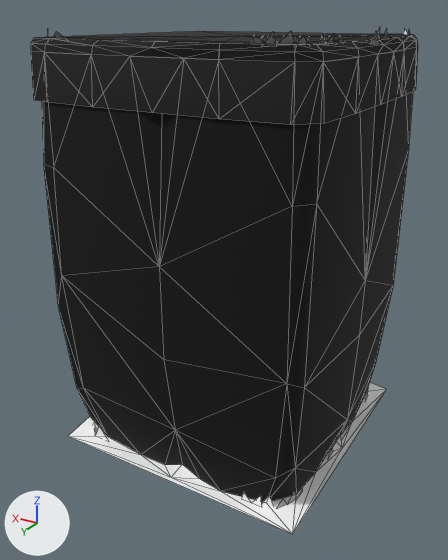
What one commit did to the glTF model web/public/assets/acnh/cliff/3-c-0.glb.
Before and after are seen from a 50 mm camera at (-11.02, 19.43, 0.71) aimed at (0.18, 0.75, -8.62). The lights are fixed; the arrows at lower left show +X, +Y and +Z. The first picture is the older version. Mesh edges are drawn as thin lines. Where no turn or scale is listed for an object, it has been applied to the vertices. Vertices at exactly the same position are counted once.

The first picture shows 'Cliff__mCliff', 'GrassB__mGrass', 'GrassOP__mGrassCliffXlu', 'GrassT__mGrass', 'PGrassBA__mProcGrass'.
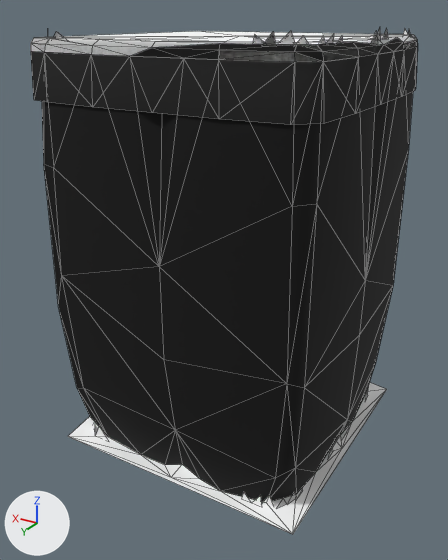
What changed in the scene script:
```text
Change mat_mprocgrass:
    where n0 = _N.new('ShaderNodeBsdfPrincipled'); n0.name = 'Principled BSDF'
    add n0.inputs[0].default_value = (1.0, 1.0, 1.0, 1.0)  # 'Base Color', white #ffffff
    remove n2 = _N.new('ShaderNodeVertexColor'); n2.name = 'Color Attribute'
    remove _L.new(n2.outputs[0], n0.inputs[0])  # 'Color' to 'Base Color'
Change me_grasst__mgrass_mesh:
    where me_grasst__mgrass_mesh.from_pydata(...)  # 51 vertices, 79 faces; spans x -4.96..5.0, y -5.0..4.96, z -0.39..0.0
    remove me_grasst__mgrass_mesh.materials.append(mat_mgrass_001)
    add me_grasst__mgrass_mesh.materials.append(mat_mgrass)  # white #ffffff
Change me_pgrassba__mprocgrass_mesh:
    where me_pgrassba__mprocgrass_mesh.from_pydata(...)  # 86 vertices, 29 faces; spans x -4.8..4.7, y -4.9..4.7, z -15.0..0.4
    used by ob_pgrassba__mprocgrass; location = (0.0, 0.0, 0.0)
    me_pgrassba__mprocgrass_mesh part 1: vertex colours changed
```

Pixel boxes (x1, y1, x2, y2) of what changed, in the pictures (448 x 560 px):
'GrassT__mGrass', recoloured (lighter)
    both: (31, 31, 417, 62)
'PGrassBA__mProcGrass', recoloured
    both: (53, 31, 411, 46)
